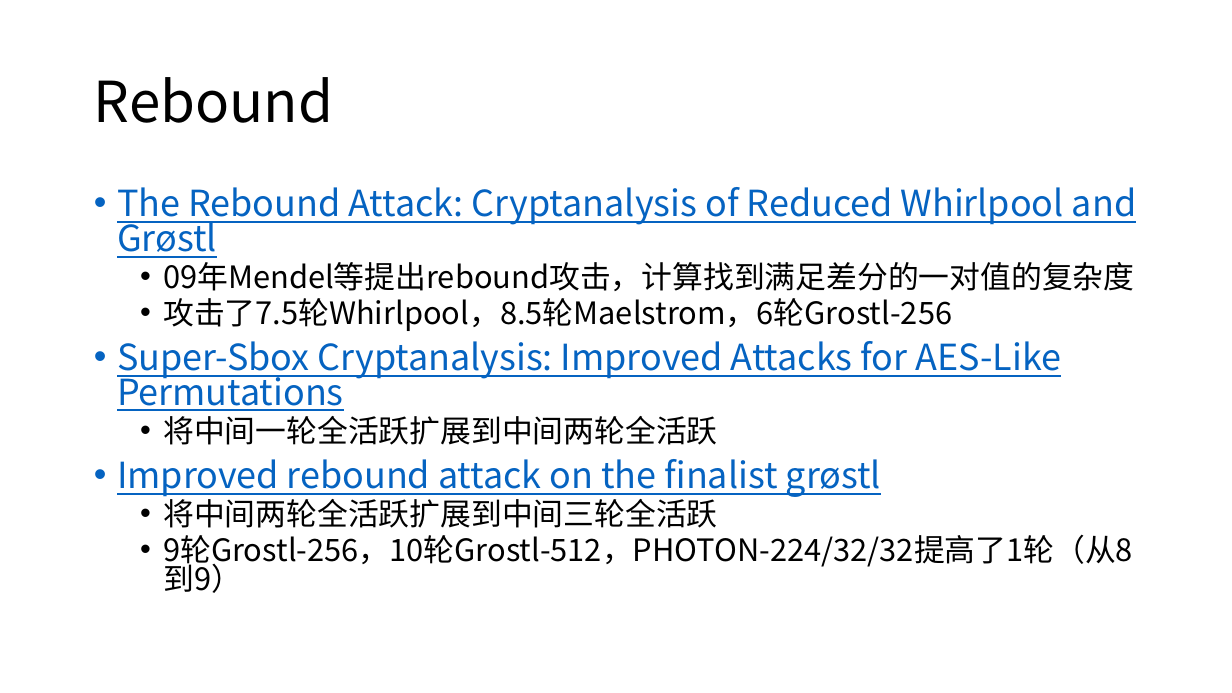
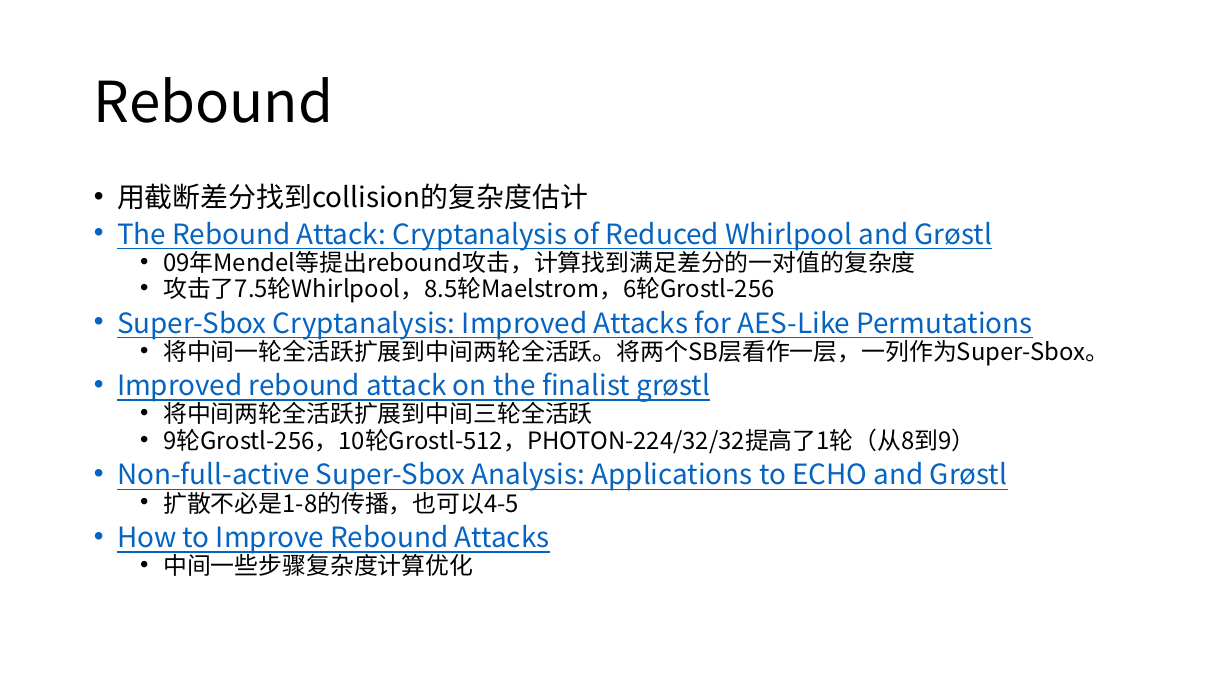
Before and after one commit to dtykira/LWC_finalists, a slide deck: slide 55 of round3.pptx (slide 44 before the commit). Drawn at 1232x693 pixels with LibreOffice and Linux fonts; fonts in the diff are those of the drawing. Boxes give left, top, right and bottom in pixels: in the first picture for what was removed or moved away, otherwise in the second. Text is boxed around its words. In the diff, an @@ line names an element or a change of style, - is before the commit and + after.

Commit message:
rebound internal diff boomerang

```diff
--- a/round3.pptx
+++ b/round3.pptx
@@ text at (117, 183, 588, 210): paragraph added @@
+• 用截断差分找到collision的复杂度估计
@@ text at (117, 221, 1033, 454): size 28 to 21.7 pt in "The Rebound Attack: Cryptanalysis of Reduced Whirlpool ...", "Super-Sbox Cryptanalysis: Improved Attacks for AES-Like Perm ...", "Improved rebound attack on the finalist grøstl"; size 24 to 18.6 pt in "09年Mendel等提出rebound攻击，计算找到满足差分的一对值的复杂度", "攻击了7.5轮Whirlpool，8.5轮Maelstrom，6轮Grostl-256", "将中间两轮全活跃扩展到中间三轮全活跃", "9轮Grostl-256，10轮Grostl-512，PHOTON-224/32/32提高了1轮（从8到9）"; line spacing 0.8 to 0.7 @@
@@ text at (163, 336, 1109, 366): text changed; size 24 to 18.6 pt @@
-  • 将中间一轮全活跃扩展到中间两轮全活跃
+  • 将中间一轮全活跃扩展到中间两轮全活跃。将两个SB层看作一层，一列作为Super-Sbox。
@@ text at (117, 461, 1007, 576): paragraphs added @@
+• Non-full-active Super-Sbox Analysis: Applications to ECHO and Grøstl
+  • 扩散不必是1-8的传播，也可以4-5
+• How to Improve Rebound Attacks
+  • 中间一些步骤复杂度计算优化
```
Also in this commit, not shown: 4 other slides changed, 6 slides added, 1 slide removed, 4 other files.
